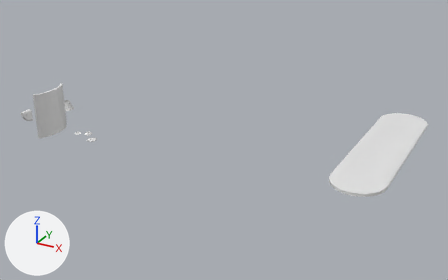
The Blender file Assets/Bots/objectmodeling.blend, before and after one commit.
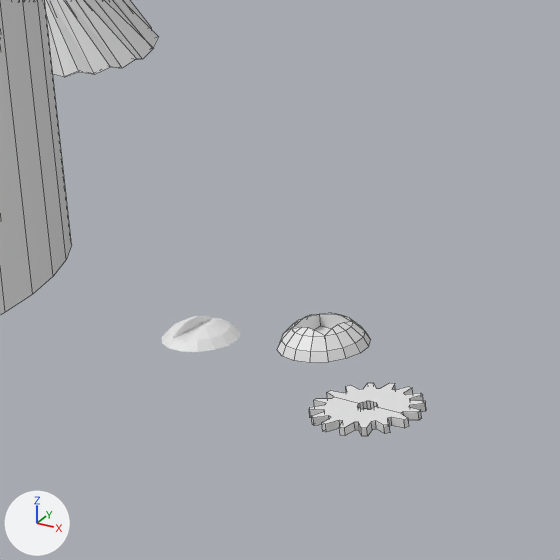
The first picture shows the older version from a 50 mm lens placed at (19.25, -18.73, 9.79), pointed at (7.66, 2.35, -0.75). The close-ups show the older and then the newer version on the part from 14% to 24% of the width and 37% to 54% of the height of that picture. Only the edits that show in the close-ups are written down. The lights are fixed; the arrows at lower left show +X, +Y and +Z. The close-ups show mesh edges as thin lines.

In view in the first close-up: 'Cylinder', 'Cylinder.001', 'armend', 'screw', 'screw2'.
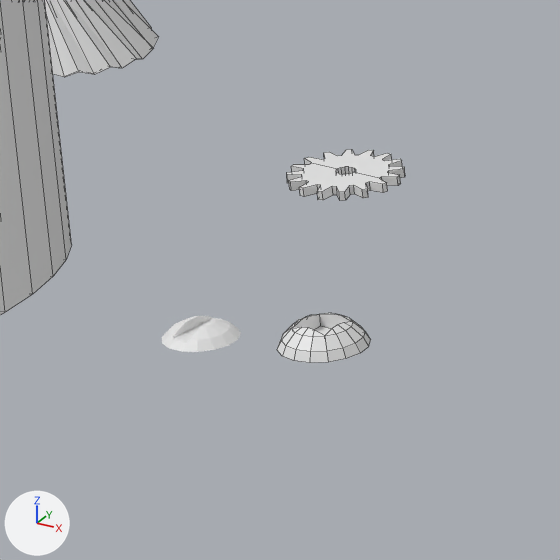
Where the newer file only moved an object's origin or applied its transform, the numbers keep the older frame.

Pixel boxes (x1, y1, x2, y2) of what changed, in the close-ups (560 x 560 px):
'Cylinder.001', moved: before (309, 383, 426, 436); after (287, 149, 405, 201)

The change, as a diff of the scene's bpy script:
```diff
--- a/Assets/Bots/objectmodeling.blend.py
+++ b/Assets/Bots/objectmodeling.blend.py
@@ ob_cylinder_001 @@
 ob_cylinder_001 = bpy.data.objects.new('Cylinder.001', me_cylinder_005)
-ob_cylinder_001.location = (2.483, 0.0, -0.92)
+ob_cylinder_001.location = (2.483, 0.0, 0.001)
 ob_cylinder_001.scale = (0.208, 0.208, 0.208)
```
